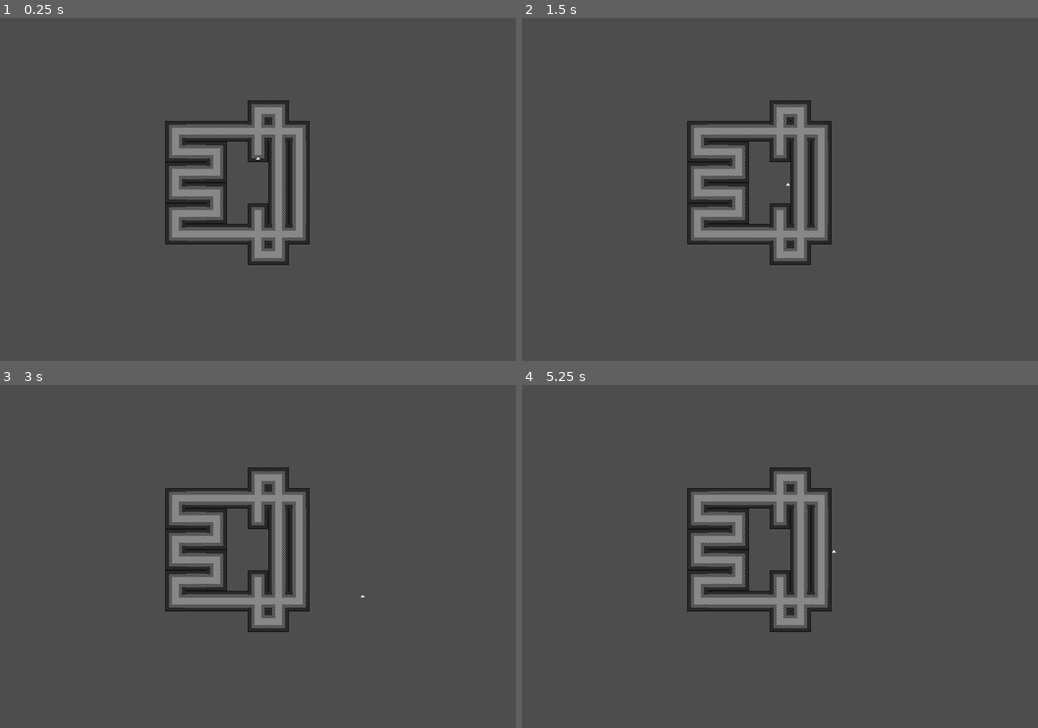
Above: before the commit, frames 1-4 (two rows, left to right).
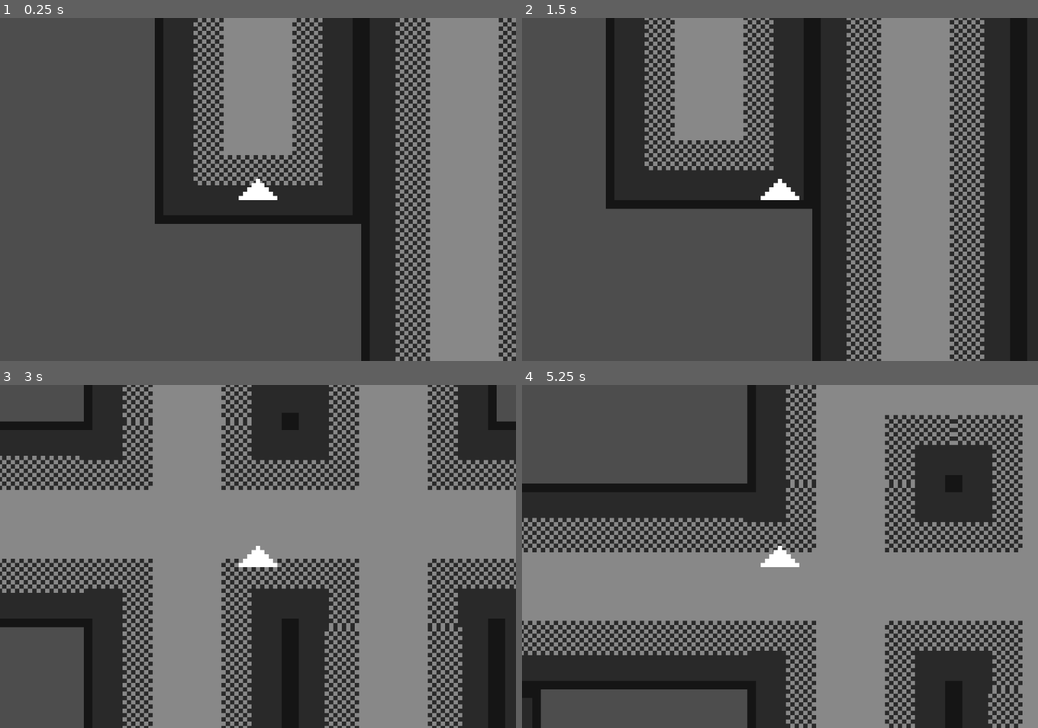
Above: after the commit, the same moments.

Repository: Ben1980/yaab
Game: Godot game, scene res://level.tscn
Same seed, same stepped clock (60 frames per second), same inputs: the game is played once before the commit and once after it.
Inputs:
- Up to frame 1 (0.25 s): no input
- Up to frame 2 (1.5 s): tap Enter at 0.5 s; hold Right (ui_right) 0.53-1.28 s; tap Space at 1.25 s; hold Down (ui_down) from 1.28 s (still down)
- Up to frame 3 (3 s): tap Enter at 2 s; release Down (ui_down) at 2.03 s; hold Right (ui_right) 2.03-2.78 s; tap Space at 2.75 s; hold Up (ui_up) from 2.78 s (still down)
- Up to frame 4 (5.25 s): tap Enter at 3.5 s; release Up (ui_up) at 3.53 s; hold Left (ui_left) 3.53-5.03 s; tap Space at 4.25 s; hold Down (ui_down) from 5.03 s (still down)

The runs differ from the first frame. In frame 1, 51% of the frame differs, in the area x 30-100%, y 0-100%; in frame 2, 64%; in frame 3, 87%, in the area x 0-100%, y 0-100%; in frame 4, 77%.

Commit message:
collision compleded for raw test level

Diff:
--- a/level.tscn
+++ b/level.tscn
@@ -7,10 +7,18 @@
 texture = ExtResource("1_u52ul")
 texture_region_size = Vector2i(48, 48)
 0:0/0 = 0
-0:0/0/physics_layer_0/polygon_0/points = PackedVector2Array(-24, -24, 24, -24, 24, 24, -24, 24)
+0:0/0/physics_layer_0/polygon_0/points = PackedVector2Array(-24, -24, -24, 24, -21.7214, 24, -21.842, -24)
+0:0/0/physics_layer_0/polygon_1/points = PackedVector2Array(21.5919, -24, 20.9128, 24, 24, 24, 24, -24)
 1:0/0 = 0
+1:0/0/physics_layer_0/polygon_0/points = PackedVector2Array(-24, 22.0694, -22.0649, 22.088, -22.0835, 24, -24, 24)
+1:0/0/physics_layer_0/polygon_1/points = PackedVector2Array(-24, -24, 24, -24, 24, 24, 22.0352, 24, 22.0827, -22.0493, -24, -21.9281)
 0:1/0 = 0
+0:1/0/physics_layer_0/polygon_0/points = PackedVector2Array(-24, -24, -22.193, -24, -22.1397, -22.0628, -24, -22.0628)
+0:1/0/physics_layer_0/polygon_1/points = PackedVector2Array(22.1276, -24, 24, -24, 24, -22.1368, 22.1632, -22.1013)
+0:1/0/physics_layer_0/polygon_2/points = PackedVector2Array(-24, 22.0095, -21.993, 22.0273, -22.0464, 24, -24, 24)
+0:1/0/physics_layer_0/polygon_3/points = PackedVector2Array(21.9775, 21.9817, 24, 22.0173, 24, 24, 21.9597, 24)
 1:1/0 = 0
+1:1/0/physics_layer_0/polygon_0/points = PackedVector2Array(-24, -24, -24, 24, 24, 24, 24, -24, 22.0735, -24, 22.0116, 22.023, -22.0351, 22.0137, -22.1062, -24)
 
 [sub_resource type="TileSet" id="TileSet_oi3di"]
 tile_size = Vector2i(48, 48)
@@ -25,3 +33,6 @@
 
 [node name="Player" parent="." instance=ExtResource("2_vonw3")]
 position = Vector2(600, 328)
+
+[node name="Camera2D" type="Camera2D" parent="Player"]
+zoom = Vector2(10, 10)
